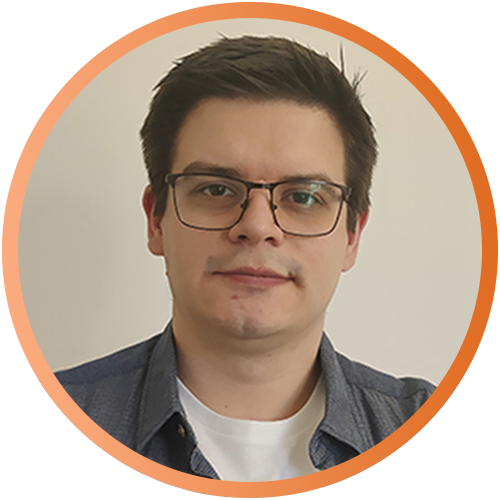
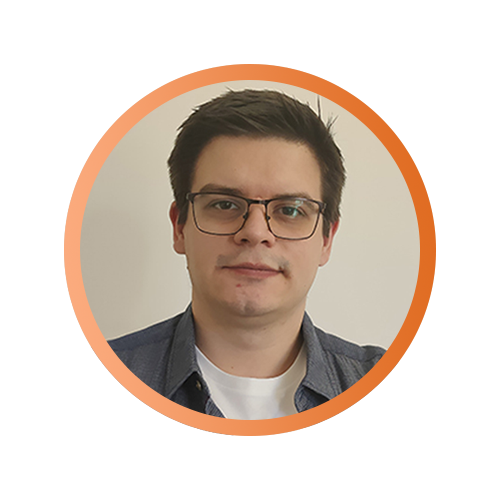
The second 500x500 image is a revision of the first. Changes to its layers:
added group "FaceFavicon - Android" with 2 layers above "FaceFavicon" over bbox(64, 64, 436, 436)
added layer "Ellipse 1" (1st of 2, in "FaceFavicon - Android") in group "FaceFavicon - Android" over bbox(64, 64, 436, 436)
added layer "Layer 1" (1st of 2, in "FaceFavicon - Android") in group "FaceFavicon - Android" over bbox(64, 64, 436, 436)
hid group "FaceFavicon" (2 layers) over bbox(2, 2, 498, 498)
painted on "Ellipse 1" (2nd of 2, in "FaceFavicon") over bbox(2, 2, 498, 498)
